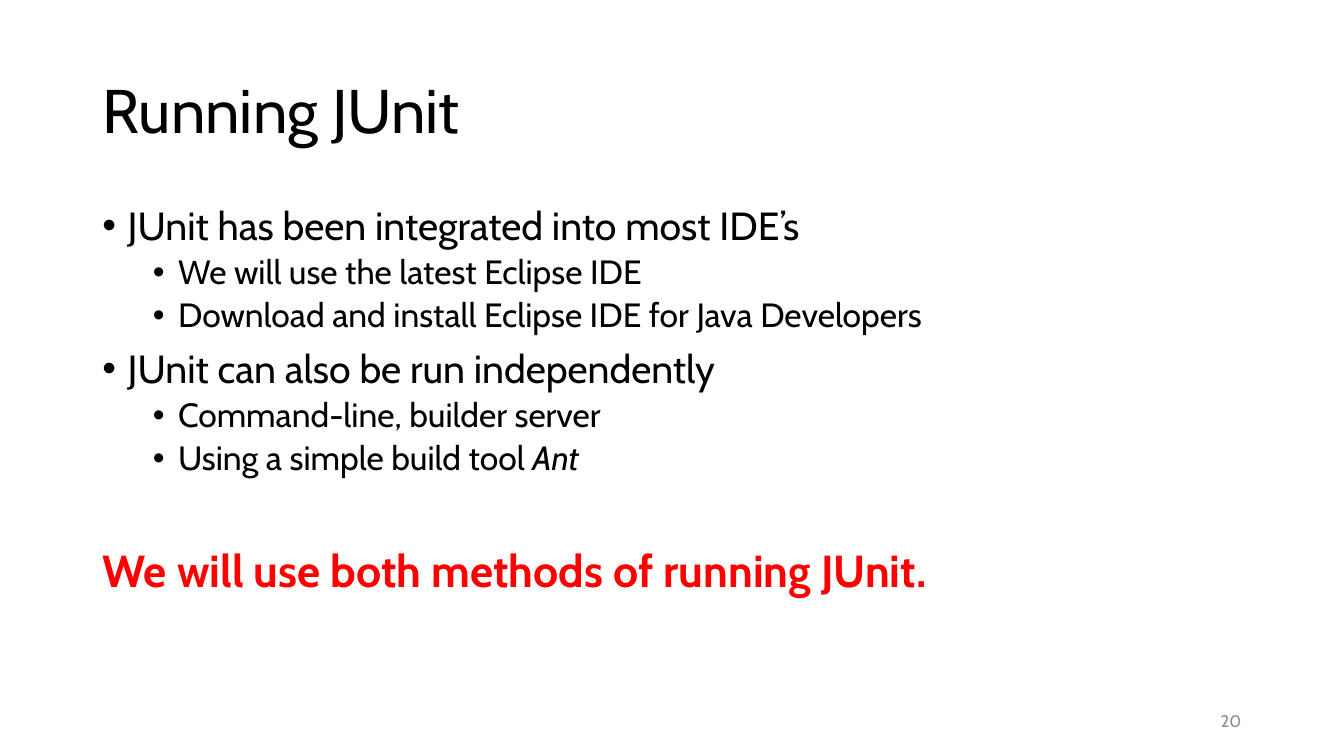
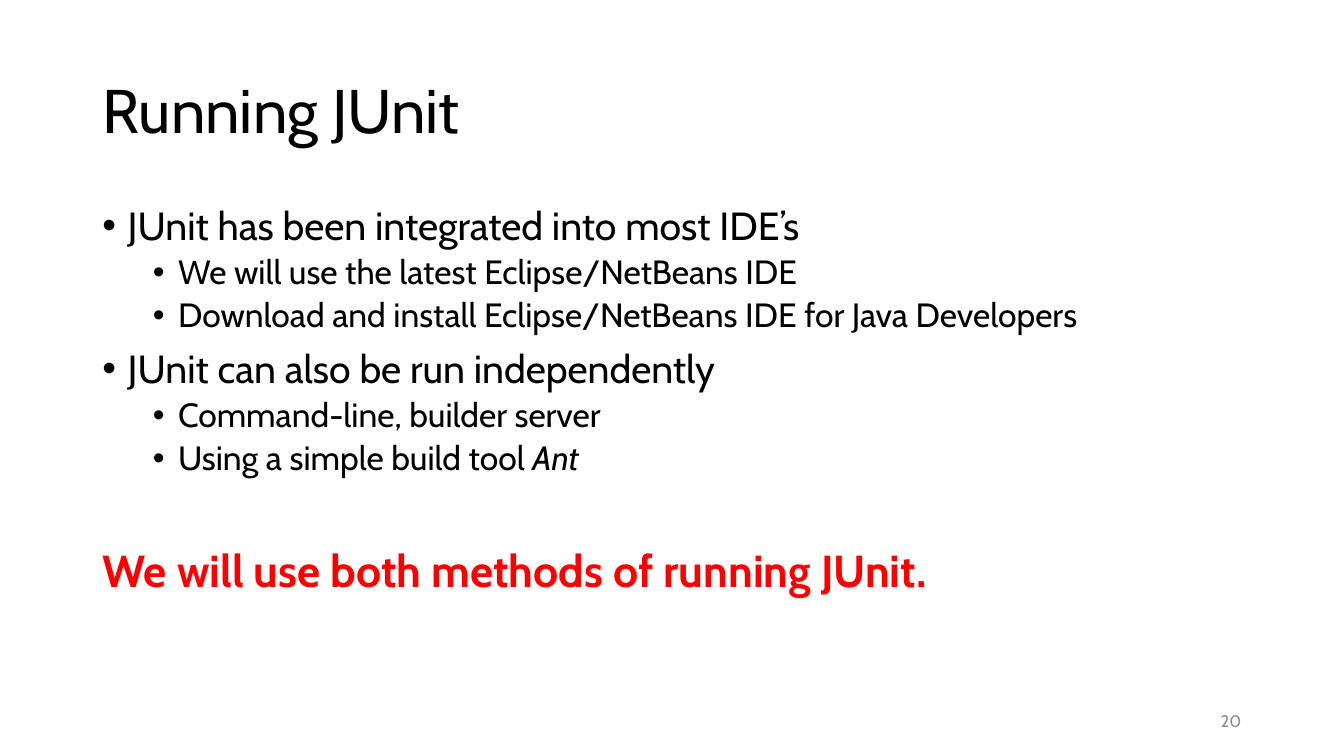
Before and after one commit to malenezi/malenezi, a slide deck: slide 20 of SE401/Lectures/5-Unit Testing and Junit/Unit Testing and JUnit.pptx. Drawn at 1344x756 pixels with LibreOffice and Linux fonts; fonts in the diff are those of the drawing. Boxes give left, top, right and bottom in pixels: in the first picture for what was removed or moved away, otherwise in the second. Text is boxed around its words. In the diff, an @@ line names an element or a change of style, - is before the commit and + after.

```diff
--- a/SE401/Lectures/5-Unit Testing and Junit/Unit Testing and JUnit.pptx
+++ b/SE401/Lectures/5-Unit Testing and Junit/Unit Testing and JUnit.pptx
@@ text at [178, 258, 1078, 335]: text changed @@
-  • We will use the latest Eclipse IDE
-  • Download and install Eclipse IDE for Java Developers
+  • We will use the latest Eclipse/NetBeans IDE
+  • Download and install Eclipse/NetBeans IDE for Java Developers
```
Also in this commit, not shown: 3 other slides changed, 1 other file.
